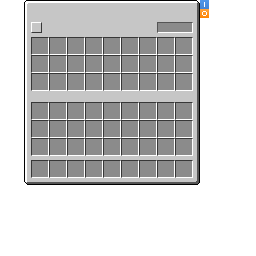
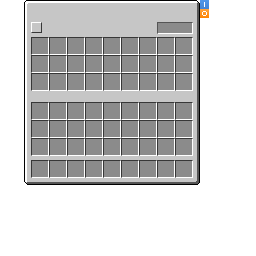
Revision of a layered w=256, h=256 image; what changed, layer by layer:
painted on "Priority #1" over [157,32,193,34]
